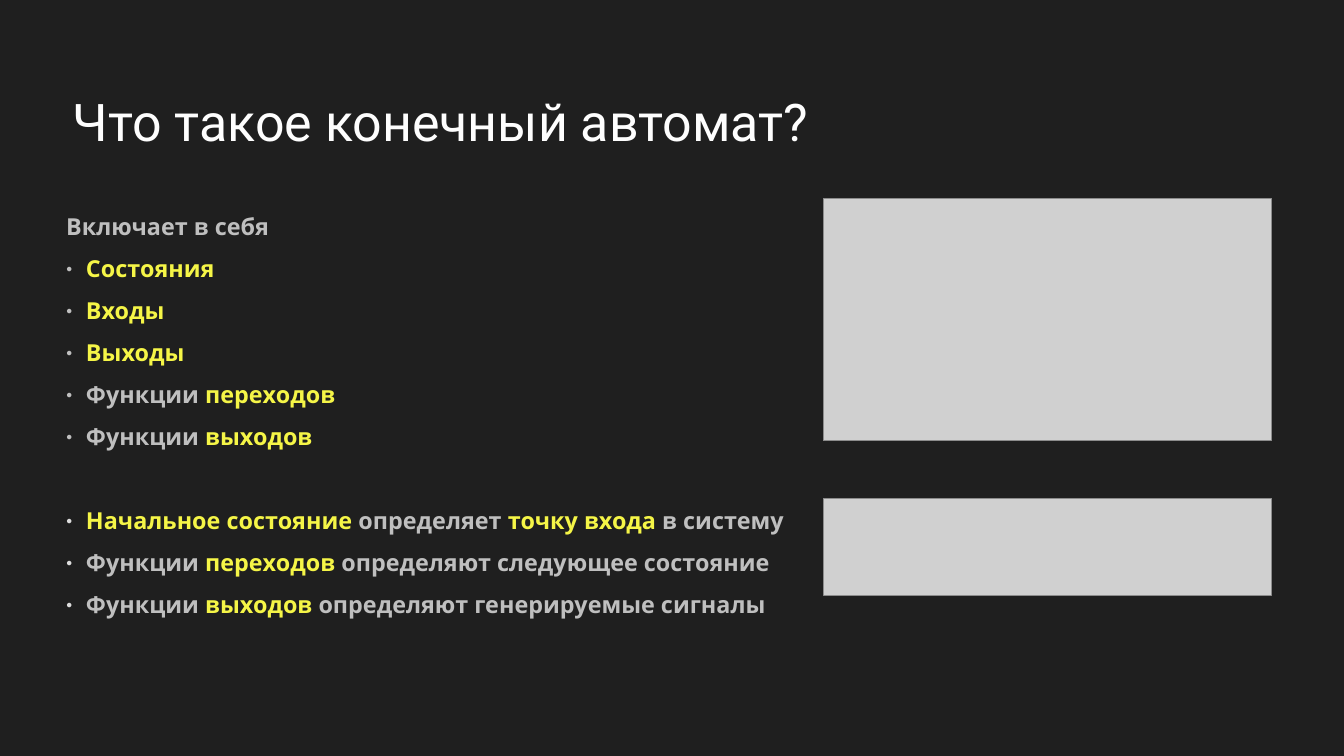
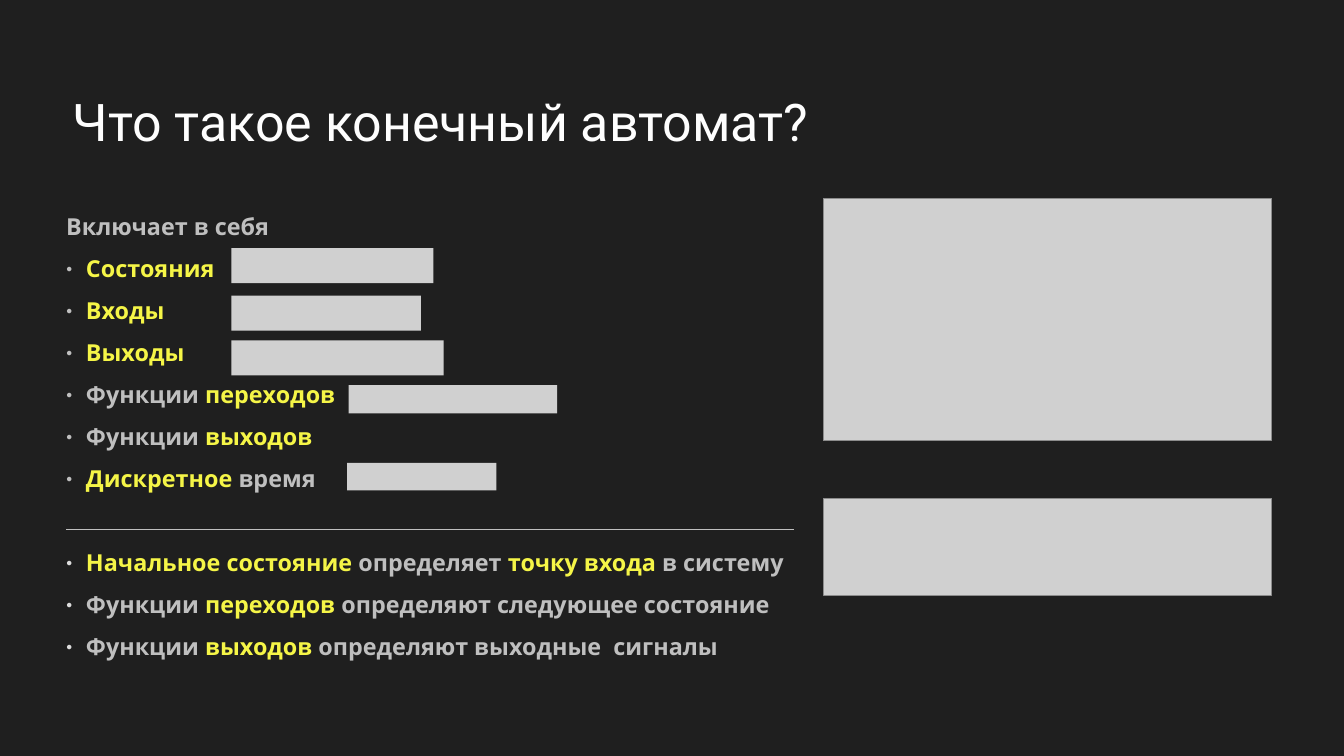
Before and after one commit to Astolfo-femboy-UwU/urban-octo-barnacle, a slide deck: slide 2 of Вычислительная техника/Автоматы Мура и Мили.pptx. Drawn at 1344x756 pixels with LibreOffice and Linux fonts; fonts in the diff are those of the drawing; grey boxes stand for pictures; background and template pictures are left out. Boxes give left, top, right and bottom in pixels: in the first picture for what was removed or moved away, otherwise in the second. Text is boxed around its words. In the diff, an @@ line names an element or a change of style, - is before the commit and + after.

```diff
--- a/Вычислительная техника/Автоматы Мура и Мили.pptx
+++ b/Вычислительная техника/Автоматы Мура и Мили.pptx
@@ picture added at (232, 248, 434, 283) @@
@@ picture added at (232, 296, 422, 331) @@
@@ picture added at (232, 340, 444, 375) @@
@@ picture added at (349, 386, 557, 414) @@
@@ text at (86, 470, 316, 493): paragraph added @@
+● Дискретное время
@@ picture added at (347, 463, 496, 491) @@
@@ line added from (66, 529) to (794, 529), #BFBFBF 0 pt @@
@@ text at (86, 638, 717, 661): text changed @@
-● Функции выходов определяют генерируемые сигналы
+● Функции выходов определяют выходные сигналы
```
Also in this commit, not shown: 3 other slides changed, 7 other files.
